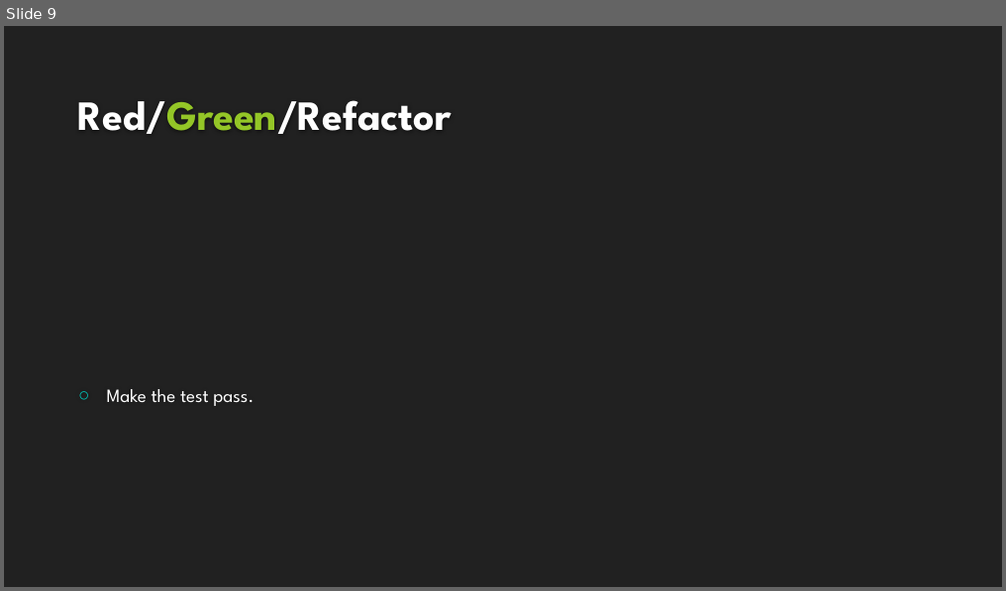
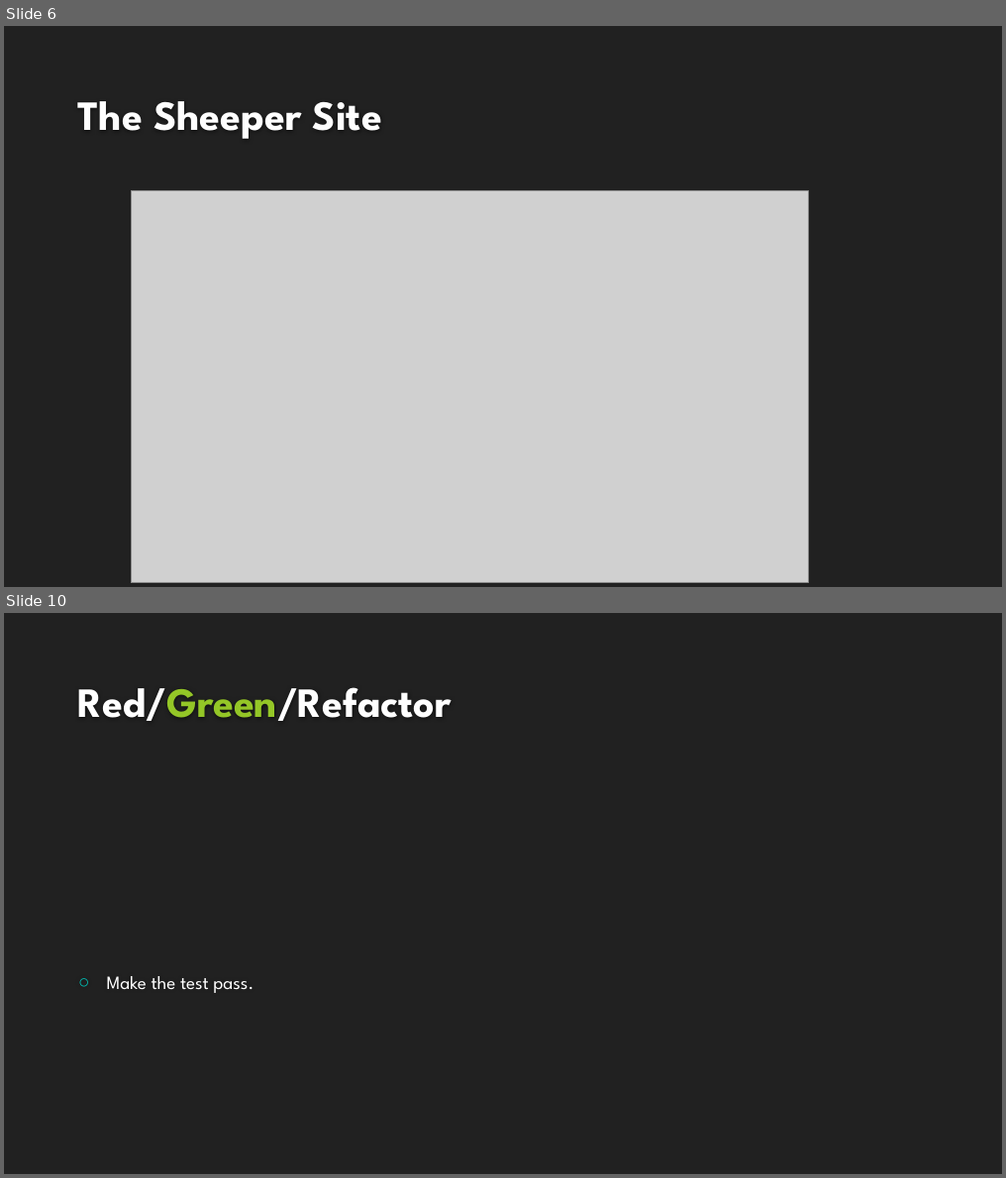
Before and after one commit to francesco-desensi/tdd-workshop, a slide deck: doc/TDD Workshop - TDD In Practice with AngularJS - Hands-on.pptx. Shown one above the other, each under a label of ours: slide 9 before the commit, slides 6 and 10 after it; the slides between them are not shown. The pictures are 1006x591 and 1006x1178 pixels, drawn with LibreOffice and Linux fonts; fonts in the diff are those of the drawing; grey boxes stand for pictures; background and template pictures are left out. Boxes give left, top, right and bottom in pixels: in the first picture for what was removed or moved away, otherwise in the second. Text is boxed around its words. In the diff, an @@ line names an element or a change of style, - is before the commit and + after.

```diff
--- a/doc/TDD Workshop - TDD In Practice with AngularJS - Hands-on.pptx
+++ b/doc/TDD Workshop - TDD In Practice with AngularJS - Hands-on.pptx
@@ slide 6 added at (x1=4, y1=26, x2=1002, y2=587), background #212121 @@
@@ title added at (x1=78, y1=101, x2=382, y2=139), 40 pt, text #FEFEFE, bold @@
+The Sheeper Site
@@ picture added at (x1=131, y1=190, x2=808, y2=583) @@
@@ what was slide 9 is now slide 10 @@
```
Also in this commit, not shown: 3 slides changed.
